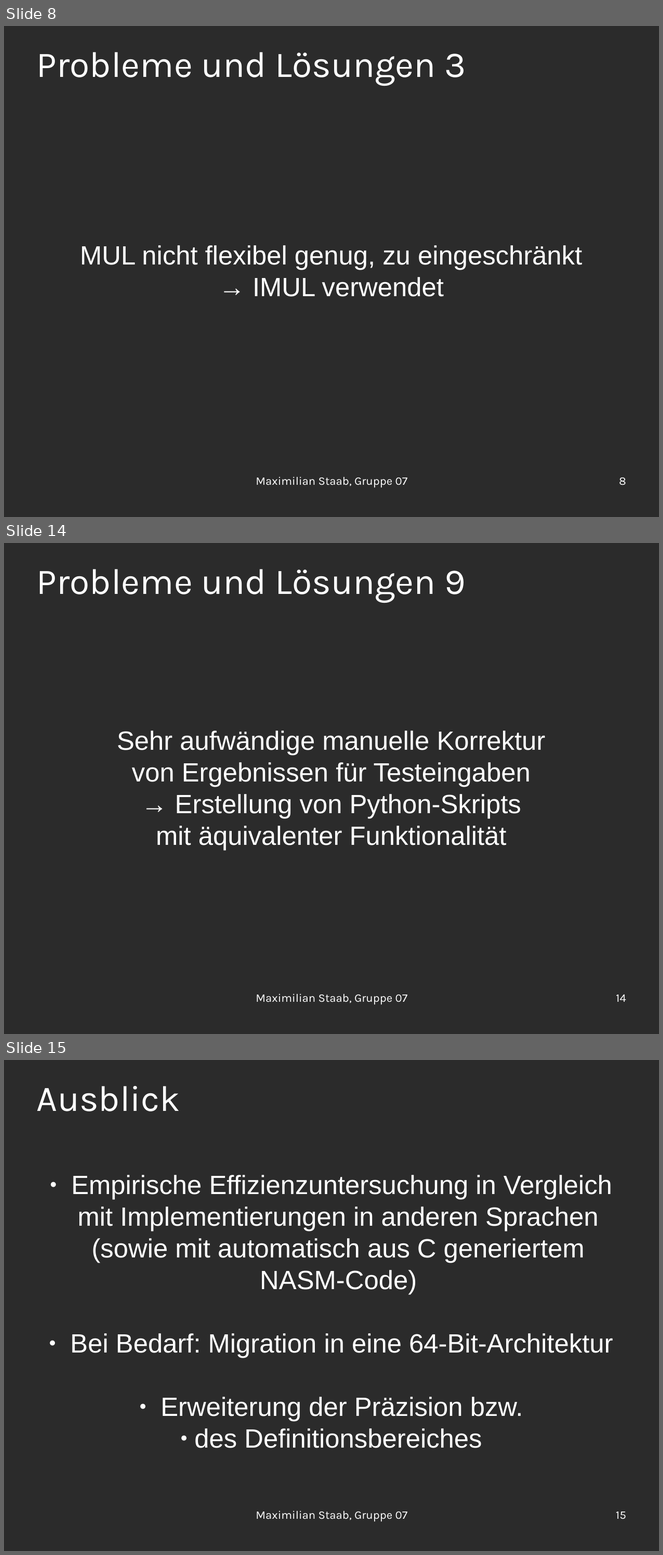
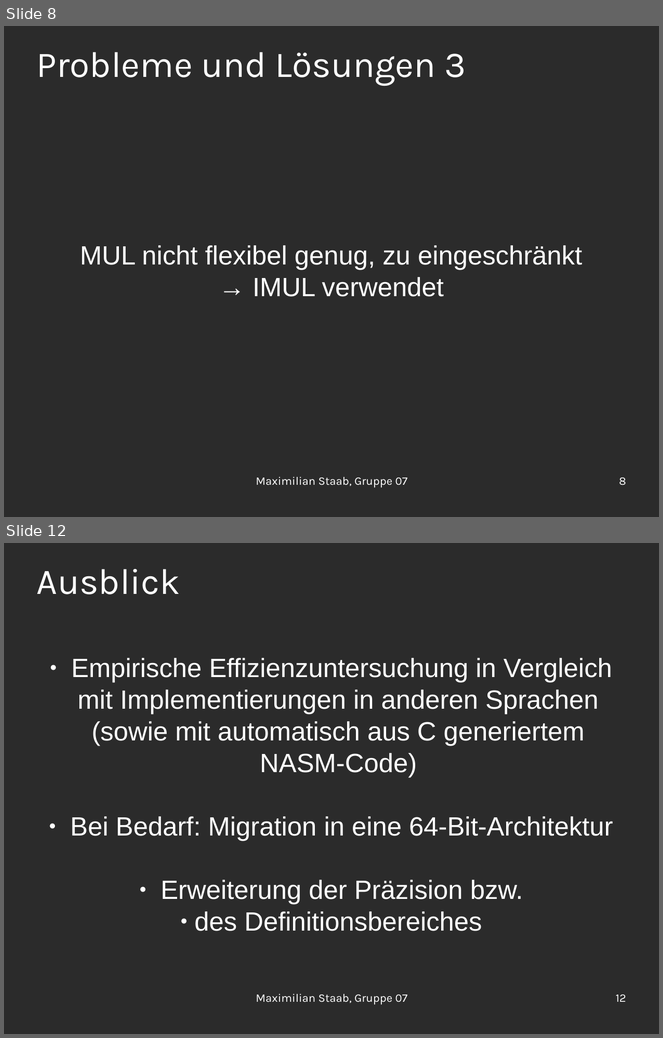
Before and after one commit to OrestTa/etip, a slide deck: Projekt2/Protokolle/verlauf2.odp. Shown one above the other, each under a label of ours: slides 8, 14 and 15 before the commit, slides 8 and 12 after it; the slides between them are not shown. The pictures are 663x1555 and 663x1038 pixels, drawn with LibreOffice and Linux fonts; fonts in the diff are those of the drawing; background and template pictures are left out; a plain dark background stands for a picture behind light text. Boxes give left, top, right and bottom in pixels: in the first picture for what was removed or moved away, otherwise in the second. Text is boxed around its words. In the diff, an @@ line names an element or a change of style, - is before the commit and + after.

```diff
--- a/Projekt2/Protokolle/verlauf2.odp
+++ b/Projekt2/Protokolle/verlauf2.odp
@@ slide 14 removed at (4,543,659,1034), background picture (left out) @@
@@ title removed at (37,569,466,603) @@
-Probleme und Lösungen 9
@@ subtitle removed at (117,731,546,850) @@
-Sehr aufwändige manuelle Korrektur
-von Ergebnissen für Testeingaben
-→ Erstellung von Python-Skripts
-mit äquivalenter Funktionalität
@@ text removed at (256,994,408,1005) @@
-Maximilian Staab, Gruppe 07
@@ page number removed at (616,995,626,1002) @@
-14
@@ what was slide 15 is now slide 12 @@
@@ page number at (616,995,626,1002): text changed @@
-15
+12
```
Also in this commit, not shown: 3 slides changed, 2 other slides removed.
